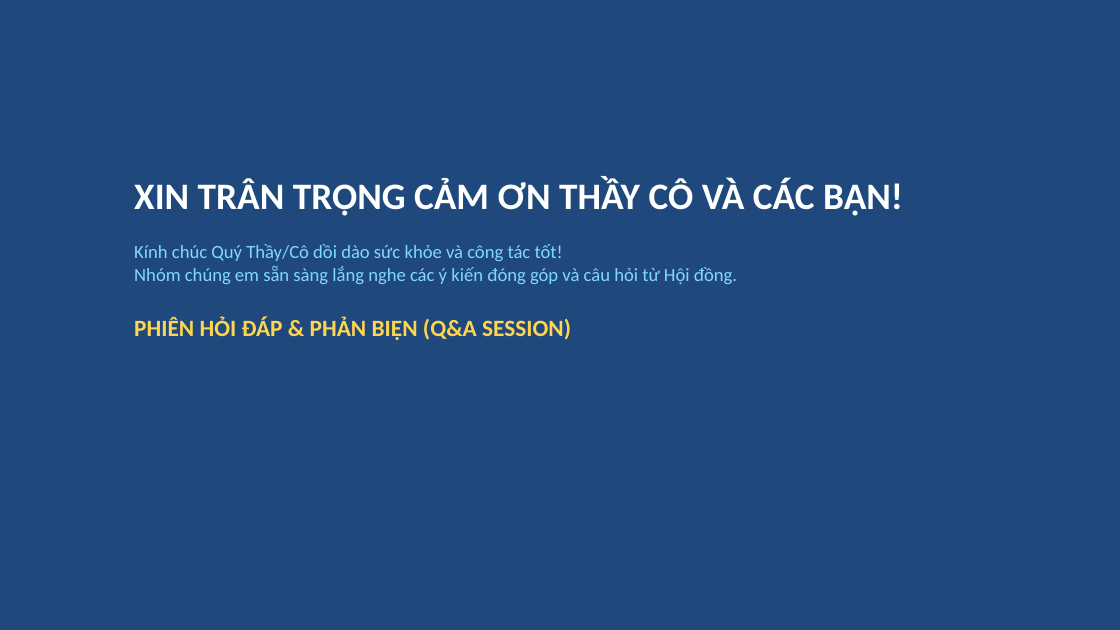
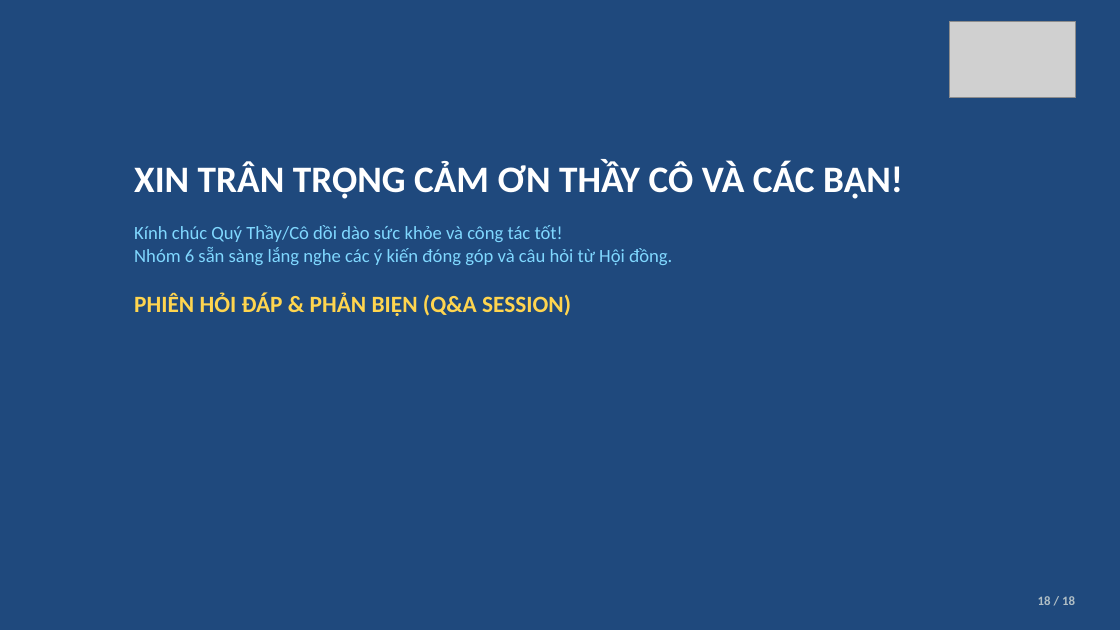
Before and after one commit to ngthanhs1/Kiemthu_MiniBank, a slide deck: slide 18 of docs/presentation/SLIDE_THUYET_TRINH_MINIBANK.pptx (slide 17 before the commit). Drawn at 1120x630 pixels with LibreOffice and Linux fonts; fonts in the diff are those of the drawing; grey boxes stand for pictures. Boxes give left, top, right and bottom in pixels: in the first picture for what was removed or moved away, otherwise in the second. Text is boxed around its words. In the diff, an @@ line names an element or a change of style, - is before the commit and + after.

```diff
--- a/docs/presentation/SLIDE_THUYET_TRINH_MINIBANK.pptx
+++ b/docs/presentation/SLIDE_THUYET_TRINH_MINIBANK.pptx
@@ picture added at box(949, 21, 1075, 97) @@
@@ text "XIN TRÂN TRỌNG CẢM ƠN ...": place and size @@
-text "XIN TRÂN TRỌNG CẢM ƠN ..." at box(134, 178, 903, 340)
+text "XIN TRÂN TRỌNG CẢM ƠN ..." at box(134, 161, 903, 316)
@@ text at box(134, 161, 903, 199): less space between paragraphs @@
@@ text at box(134, 225, 672, 265): text changed @@
-Kính chúc Quý Thầy/Cô dồi dào sức khỏe và công tác tốt!
-Nhóm chúng em sẵn sàng lắng nghe các ý kiến đóng góp và câu hỏi từ Hội đồng.
+Kính chúc Quý Thầy/Cô dồi dào sức khỏe và công tác tốt!
+Nhóm 6 sẵn sàng lắng nghe các ý kiến đóng góp và câu hỏi từ Hội đồng.
@@ text added at box(1038, 596, 1075, 605), 11 pt, text #B0BEC5, bold @@
+18 / 18
```
Also in this commit, not shown: 16 other slides changed, 1 slide added, 13 other files.
